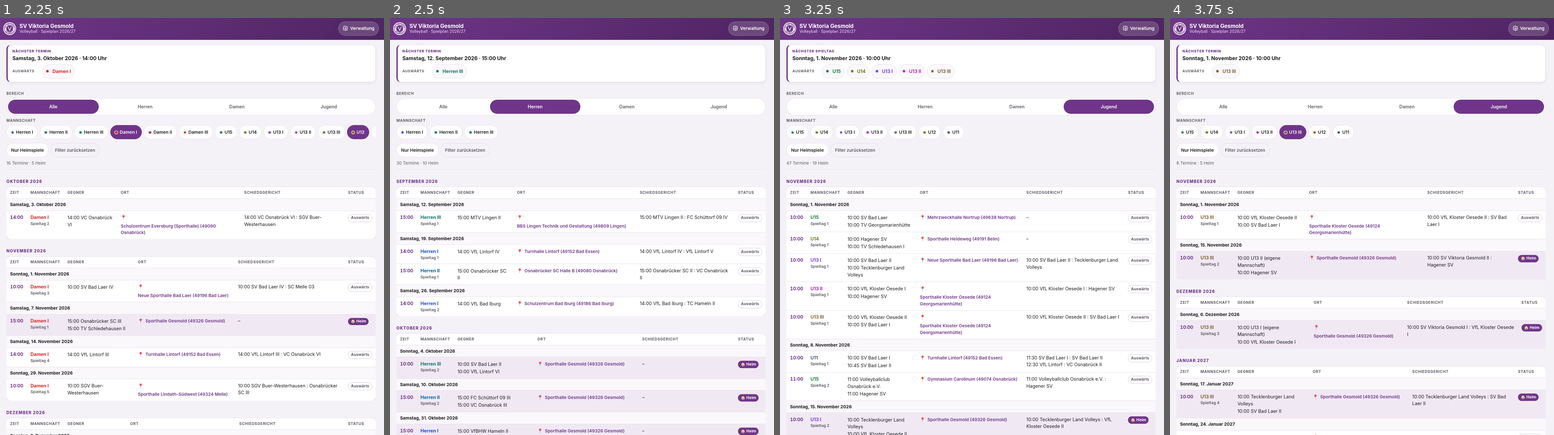
Above: before the commit, frames 1-4 (left to right).
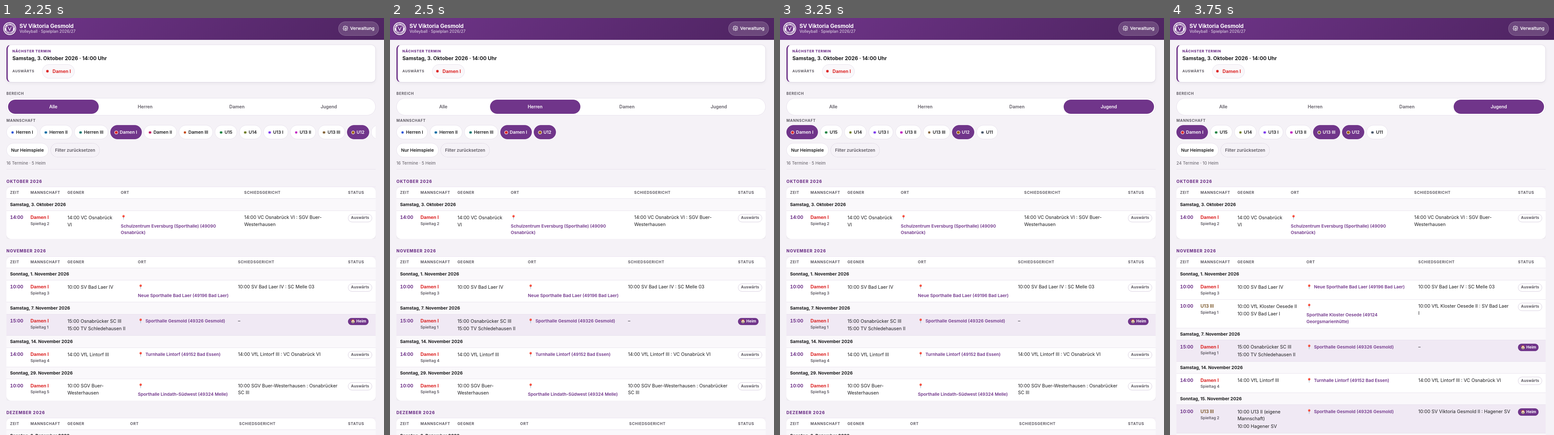
Above: after the commit, the same moments.

Repository: SVG-Volleyball/Spielplan
Game: browser game, page index.html
The game is run twice, just before and just after one commit, with the same random seed, the same clock (stepped at 60 frames per second) and the same inputs.
Inputs:
- Up to frame 1 (2.25 s): click "U12" at 1.27 s; click "Damen I" at 1.87 s
- Up to frame 2 (2.5 s): click "Herren" at 2.47 s
- Up to frame 3 (3.25 s): click "Jugend" at 3.07 s
- Up to frame 4 (3.75 s): click "U13 III" at 3.67 s

Frame 1 is identical in both runs. In frame 2, 6.6% of the frame differs, in the area x 1-98%, y 9-100%; in frame 3, 7.2%, in the area x 1-98%, y 7-100%; in frame 4, 6.5%.

Commit message:
Filter: Mannschaftsauswahl bleibt ueber Bereiche hinweg erhalten
- Bereichs-Schalter wechselt nur die sichtbaren Chips, nur "Alle" leert die Auswahl
- Gewaehlte Mannschaften anderer Bereiche bleiben als Chip sichtbar und abwaehlbar
- Zaehler am Filter zeigt die Zahl der gewaehlten Mannschaften

Co-Authored-By: Claude Opus 5 <noreply@anthropic.com>

Diff:
--- a/index.html
+++ b/index.html
@@ -3698,8 +3698,10 @@
   return zustand.termine.filter(t => {
     const m = team(t.teamId);
     if(!m || m.aktiv === false) return false;
-    if(filter.bereich !== "alle" && m.bereich !== filter.bereich) return false;
-    if(filter.teams.length && !filter.teams.includes(t.teamId)) return false;
+    // Sind Mannschaften gewählt, zählen nur sie – auch über Bereiche hinweg.
+    // Der Bereich allein wirkt erst, wenn keine Mannschaft gewählt ist.
+    if(filter.teams.length){ if(!filter.teams.includes(t.teamId)) return false; }
+    else if(filter.bereich !== "alle" && m.bereich !== filter.bereich) return false;
     if(filter.nurHeim && !t.heim) return false;
     return true;
   }).sort(sortieren);
@@ -3730,14 +3732,18 @@
   for(const [wert,label] of BEREICHE){
     seg.append(h("button",{
       type:"button", "aria-pressed": String(filter.bereich===wert),
-      onclick:()=>{ filter.bereich=wert; filter.teams=[]; alles(); }
+      // Der Bereich wechselt nur die sichtbaren Chips; gewählte Mannschaften
+      // bleiben erhalten. Erst „Alle“ hebt die Auswahl wieder auf.
+      onclick:()=>{ filter.bereich=wert; if(wert==="alle") filter.teams=[]; alles(); }
     }, label));
   }
 
+  // Chips: Mannschaften des Bereichs plus alle bereits gewählten, damit eine
+  // Auswahl aus einem anderen Bereich sichtbar bleibt und abwählbar ist.
   const chips = $("#chips-team");
   chips.textContent = "";
   const sichtbar = zustand.mannschaften
-    .filter(m => m.aktiv !== false && (filter.bereich==="alle" || m.bereich===filter.bereich))
+    .filter(m => m.aktiv !== false && (filter.bereich==="alle" || m.bereich===filter.bereich || filter.teams.includes(m.id)))
     .sort((a,b)=>a.sortierung-b.sortierung);
   for(const m of sichtbar){
     chips.append(h("button",{
@@ -3757,7 +3763,7 @@
   $("#btn-zuruecksetzen").hidden = !filterAktiv();
 
   // Zähler am eingeklappten Filter-Schalter
-  const anzahl = (filter.bereich!=="alle" ? 1:0) + filter.teams.length + (filter.nurHeim ? 1:0);
+  const anzahl = (filter.teams.length ? filter.teams.length : (filter.bereich!=="alle" ? 1:0)) + (filter.nurHeim ? 1:0);
   const zaehler = $("#filter-anzahl");
   zaehler.textContent = String(anzahl);
   zaehler.hidden = anzahl === 0;
